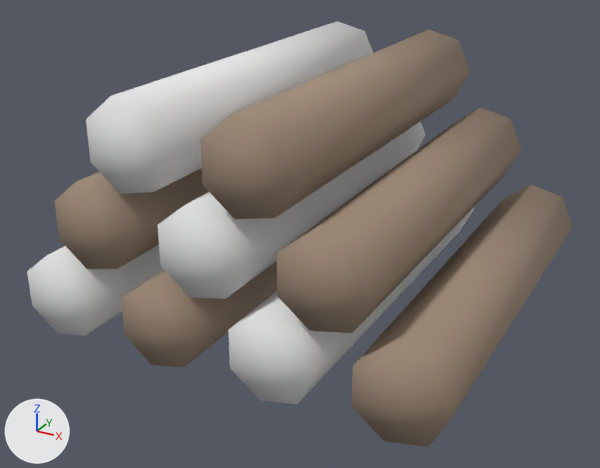
Renders of the glTF model assets/models/firewood.glb from each side of a commit.
One viewpoint serves both versions: a camera (50 mm lens) standing at (0.768, -1.473, 0.876) and looking at (-0.008, -0.062, 0.17). Lighting does not change. The marker at lower left points along +X, +Y and +Z. The picture after the commit comes second.

Objects in the first picture: 'geometry_0', 'geometry_1'.
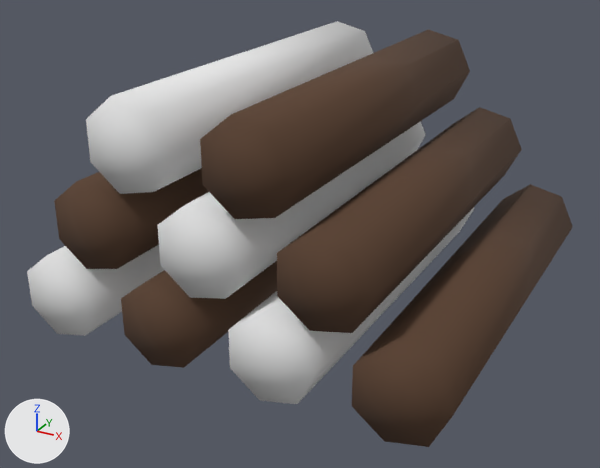
What differs and where, as boxes [x1, y1, x2, y2] in the pictures (600 x 468 px):
part 1 of me_geometry_1, recoloured (beige to brown)
    both: [54, 30, 573, 447]

What the commit changed:
me_geometry_1 has 80 vertices, 140 faces and spans x -0.331..0.46, y -0.425..0.425, z 0.012..0.528.
me_geometry_1 is used by ob_geometry_1; location (0.0, 0.0, 0.0).
me_geometry_1 part 1: 140 faces centred in x -0.331..0.449, y -0.425..0.425, z 0.018..0.522 are repainted in the vertex colours; the middle colour goes from beige #a08b78 to brown #5a402e.
